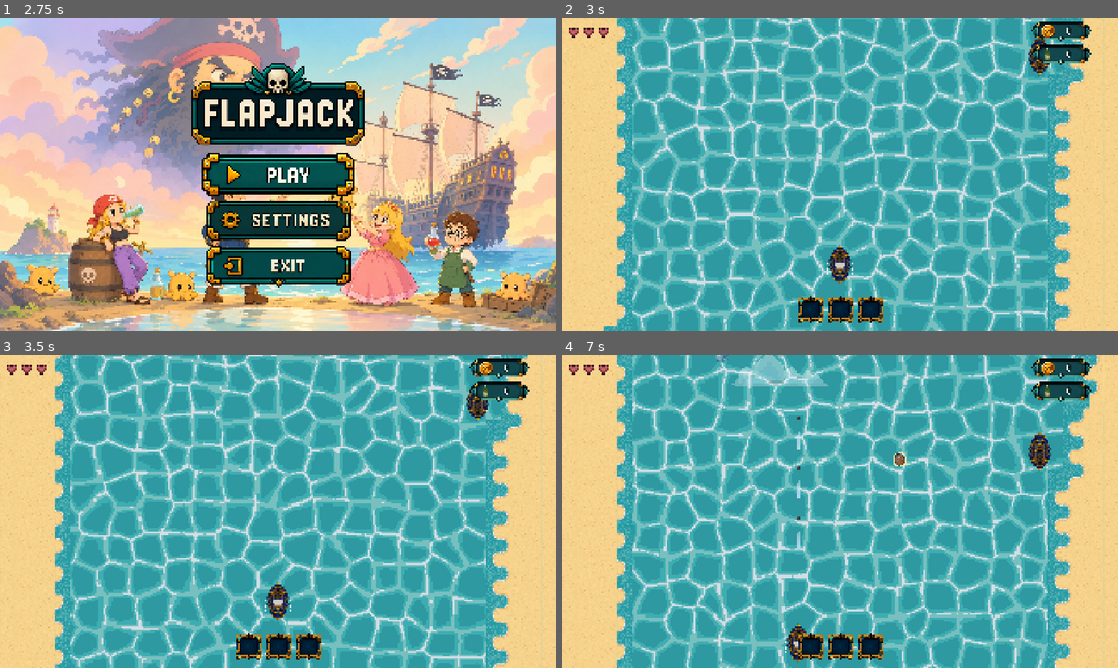
Above: before the commit, frames 1-4 (two rows, left to right).
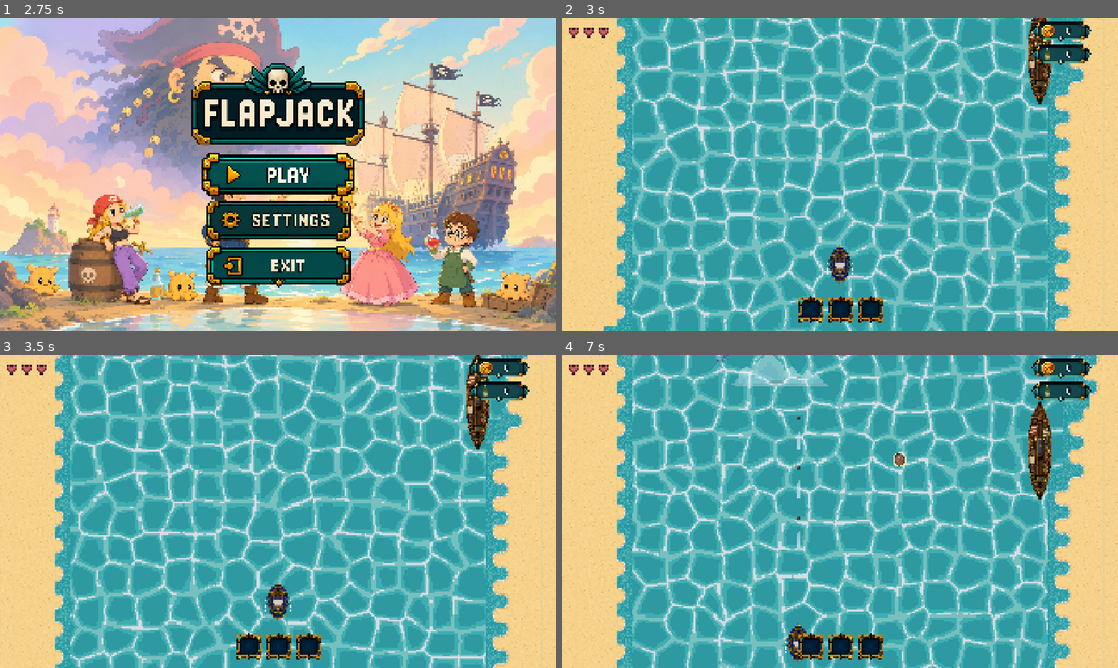
Above: after the commit, the same moments.

Repository: irohgit/flapjack
Game: Godot game, scene res://Cinematics/NarrativeIntro/NarrativeIntro.tscn
Two runs of this game, one before a commit and one after it. Both use one fixed random seed, a clock stepped at 60 frames per second and the inputs below.
Inputs (mouse positions are in pixels of both pictures, inside the frame that each line leads up to):
- Up to frame 1 (2.75 s): tap Enter (ui_accept) at 0.5, 0.77, 1.07 s; move the mouse to (400, 158) at 0.52 s; hold D (move_right) 0.53-1.25 s; hold - (decrease_scroll_speed) 0.53-1.25 s; click (400, 158) at 0.67 s; drag from (166, 190) to (250, 237) at 1.27 s; move the mouse to (333, 105) at 2.02 s; hold D (move_right) from 2.03 s (still down); hold = (increase_scroll_speed) from 2.03 s (still down)
- Up to frame 2 (3 s): release D (move_right) at 2.75 s; release = (increase_scroll_speed) at 2.75 s; click (840, 174) at 2.75 s
- Up to frame 3 (3.5 s): no input
- Up to frame 4 (7 s): drag from (812, 574) to (673, 464) at 3.52 s; move the mouse to (1006, 558) at 4.27 s; hold A (move_left) 4.28-5 s; tap E (potion_next) at 4.35 s; tap Enter (ui_accept) at 4.52, 4.82 s; drag from (673, 464) to (801, 602) at 5.02 s; move the mouse to (867, 511) at 5.77 s; hold S (move_backward) 5.78-6.5 s; hold Space (shoot) 5.78-6.5 s; click (867, 511) at 5.92 s; drag from (756, 433) to (801, 489) at 6.52 s

Frame 1 is identical in both runs. In frame 2, 0.6% of the frame differs, in the area x 83-88%, y 0-28%; in frame 3, 0.6%; in frame 4, 1.0%, in the area x 83-88%, y 14-47%.

Commit message:
Imported merchant boat asset

Diff:
--- a/Actors/NPC/merchant_boat.tscn
+++ b/Actors/NPC/merchant_boat.tscn
@@ -1,26 +1,28 @@
-[gd_scene format=3]
+[gd_scene format=3 uid="uid://b15w84odyyp3h"]
 
-[ext_resource type="Script" path="res://Actors/NPC/merchant_boat.gd" id="1_boat"]
-[ext_resource type="Texture2D" uid="uid://c8s78souw2gh3" path="res://Assets/Boat/Galleon_1_100x140.png" id="2_tex"]
+[ext_resource type="Script" uid="uid://ciwxhkukxu13t" path="res://Actors/NPC/merchant_boat.gd" id="1_boat"]
+[ext_resource type="Texture2D" uid="uid://dp3fypigtehww" path="res://Assets/Boat/merchant.png" id="2_7csum"]
 
 [sub_resource type="RectangleShape2D" id="RectangleShape2D_interact"]
-size = Vector2(220, 200)
+size = Vector2(220, 512)
 
-[node name="MerchantBoat" type="Node2D"]
+[node name="MerchantBoat" type="Node2D" unique_id=157885422]
 script = ExtResource("1_boat")
 
-[node name="Sprite2D" type="Sprite2D" parent="."]
-texture = ExtResource("2_tex")
+[node name="Sprite2D" type="Sprite2D" parent="." unique_id=756168994]
+scale = Vector2(0.2, 0.2)
+texture = ExtResource("2_7csum")
 
-[node name="InteractArea" type="Area2D" parent="."]
+[node name="InteractArea" type="Area2D" parent="." unique_id=1913480460]
 collision_layer = 0
-collision_mask = 1
 
-[node name="CollisionShape2D" type="CollisionShape2D" parent="InteractArea"]
+[node name="CollisionShape2D" type="CollisionShape2D" parent="InteractArea" unique_id=2106329828]
+position = Vector2(0, 10)
 shape = SubResource("RectangleShape2D_interact")
-debug_color = Color(0.2, 0.9, 1.0, 0.25)
+debug_color = Color(0.2, 0.9, 1, 0.25)
 
-[node name="Prompt" type="Label" parent="."]
+[node name="Prompt" type="Label" parent="." unique_id=1157403705]
+visible = false
 offset_left = -100.0
 offset_top = -180.0
 offset_right = 100.0
@@ -29,7 +31,6 @@
 theme_override_colors/font_outline_color = Color(0, 0, 0, 1)
 theme_override_constants/outline_size = 6
 theme_override_font_sizes/font_size = 26
+text = "PRESS F / A TO SHOP"
 horizontal_alignment = 1
 vertical_alignment = 1
-text = "PRESS F / A TO SHOP"
-visible = false
Binary file added: Assets/Boat/merchant.png
Not shown, added: Assets/Boat/merchant.png.import
